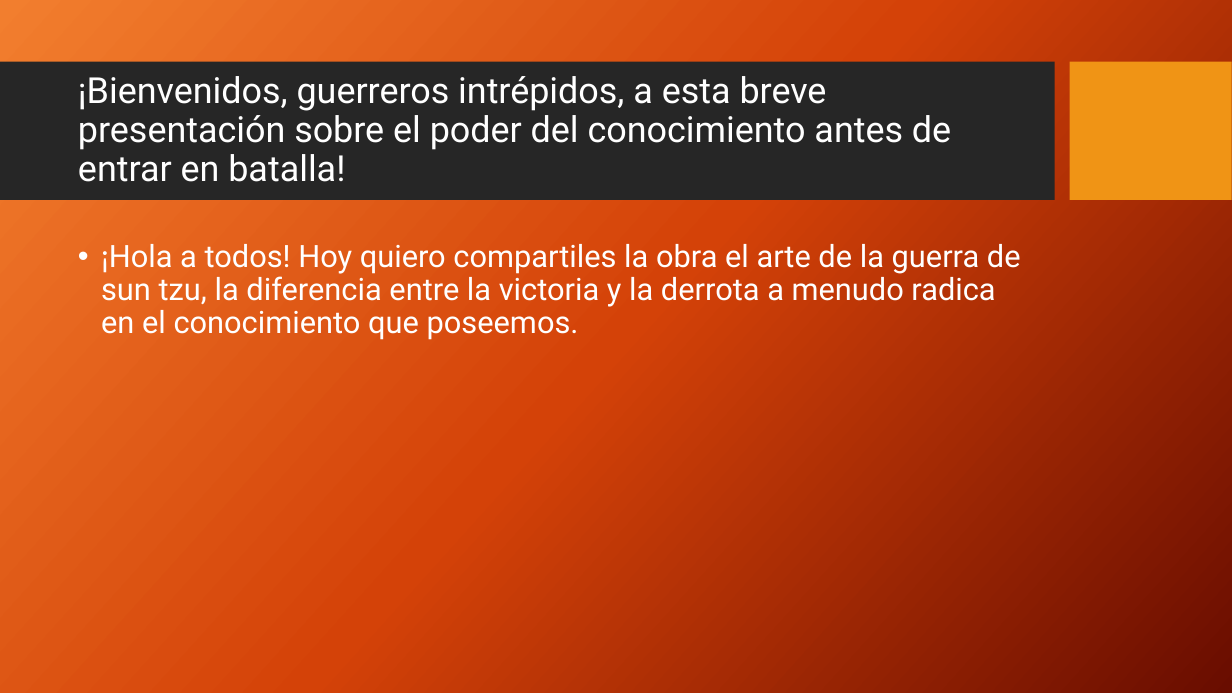
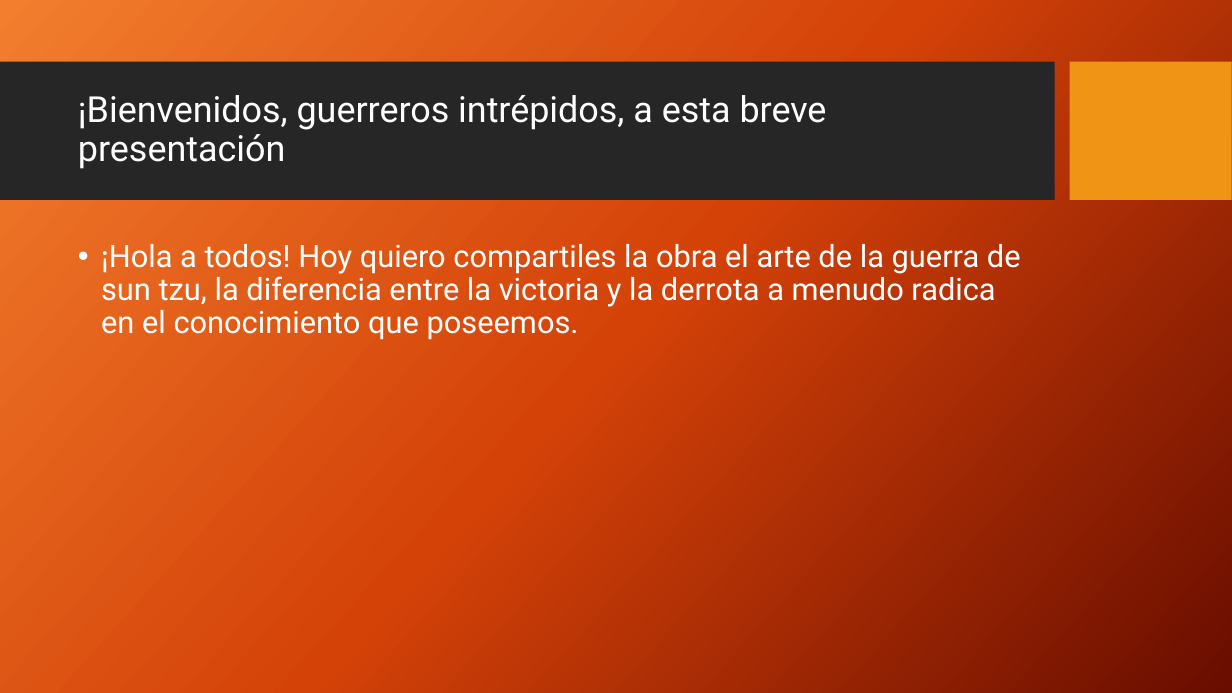
Before and after one commit to Byneros/TallerGestionDeDatosElArteDeLaGuerra, a slide deck: slide 2 of QUE DEBES CONOCER PARA GANAR CUALQUER BATALLA OTRA VERSION.pptx. Drawn at 1232x693 pixels with LibreOffice and Linux fonts; fonts in the diff are those of the drawing; background and template pictures are left out. Boxes give left, top, right and bottom in pixels: in the first picture for what was removed or moved away, otherwise in the second. Text is boxed around its words. In the diff, an @@ line names an element or a change of style, - is before the commit and + after.

```diff
--- a/QUE DEBES CONOCER PARA GANAR CUALQUER BATALLA OTRA VERSION.pptx
+++ b/QUE DEBES CONOCER PARA GANAR CUALQUER BATALLA OTRA VERSION.pptx
@@ title at (78, 95, 827, 169): text changed @@
-¡Bienvenidos, guerreros intrépidos, a esta breve presentación sobre el poder del conocimiento antes de entrar en batalla!
+¡Bienvenidos, guerreros intrépidos, a esta breve presentación
```
Also in this commit, not shown: 6 other slides changed, 6 other files.
